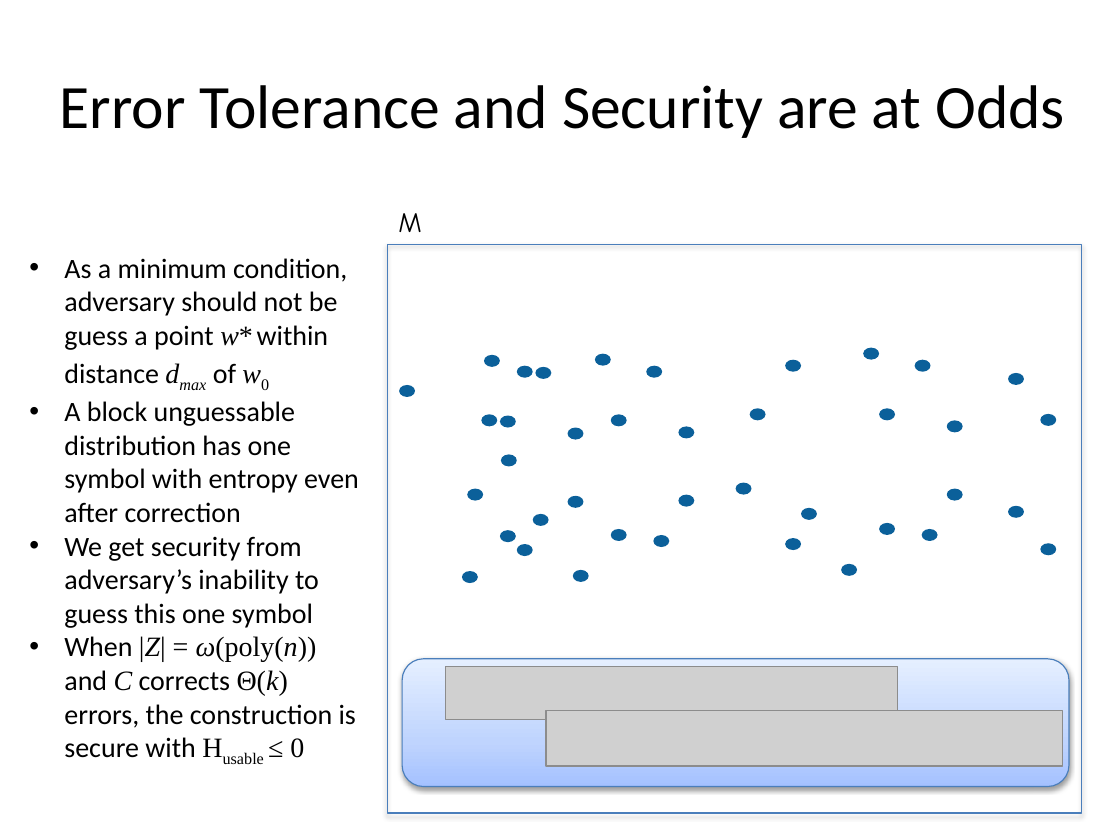
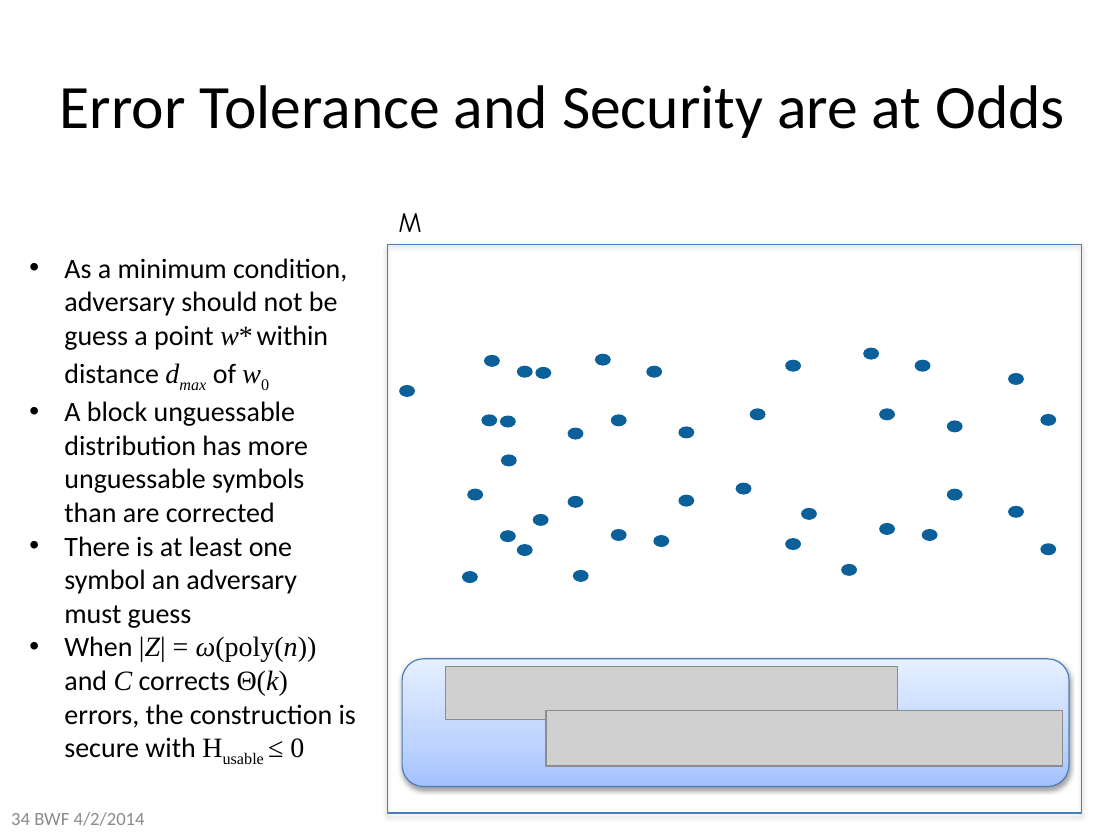
Before and after one commit to xianruimeng/comp-fuzzy-ext, a slide deck: slide 34 of constantRate/KeyDerivationWithNegativeUsable.pptx (slide 32 before the commit). Drawn at 1120x840 pixels with LibreOffice and Linux fonts; fonts in the diff are those of the drawing; grey boxes stand for pictures. Boxes give left, top, right and bottom in pixels: in the first picture for what was removed or moved away, otherwise in the second. Text is boxed around its words. In the diff, an @@ line names an element or a change of style, - is before the commit and + after.

Commit message:
minor edits after soundtrack practice

```diff
--- a/constantRate/KeyDerivationWithNegativeUsable.pptx
+++ b/constantRate/KeyDerivationWithNegativeUsable.pptx
@@ text at (64,401,308,628): text changed @@
-• A block unguessable distribution has one symbol with entropy even after correction
-• We get security from adversary’s inability to guess this one symbol
+• A block unguessable distribution has more unguessable symbols than are corrected
+• There is at least one symbol an adversary must guess
@@ text added at (11,812,145,826), 12 pt, text #8C8C8C @@
+34 BWF 4/2/2014
```
Also in this commit, not shown: 43 other slides changed, 8 slides added.
